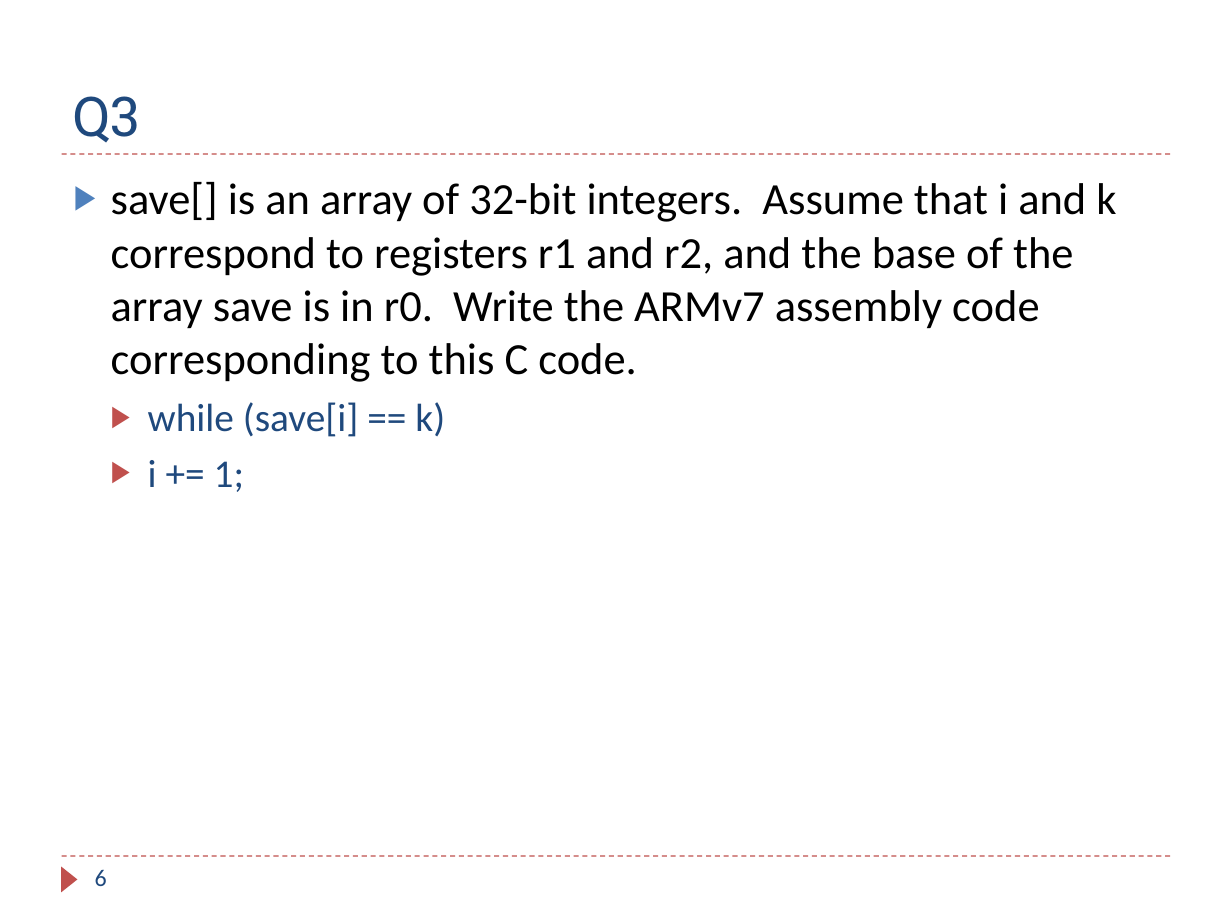
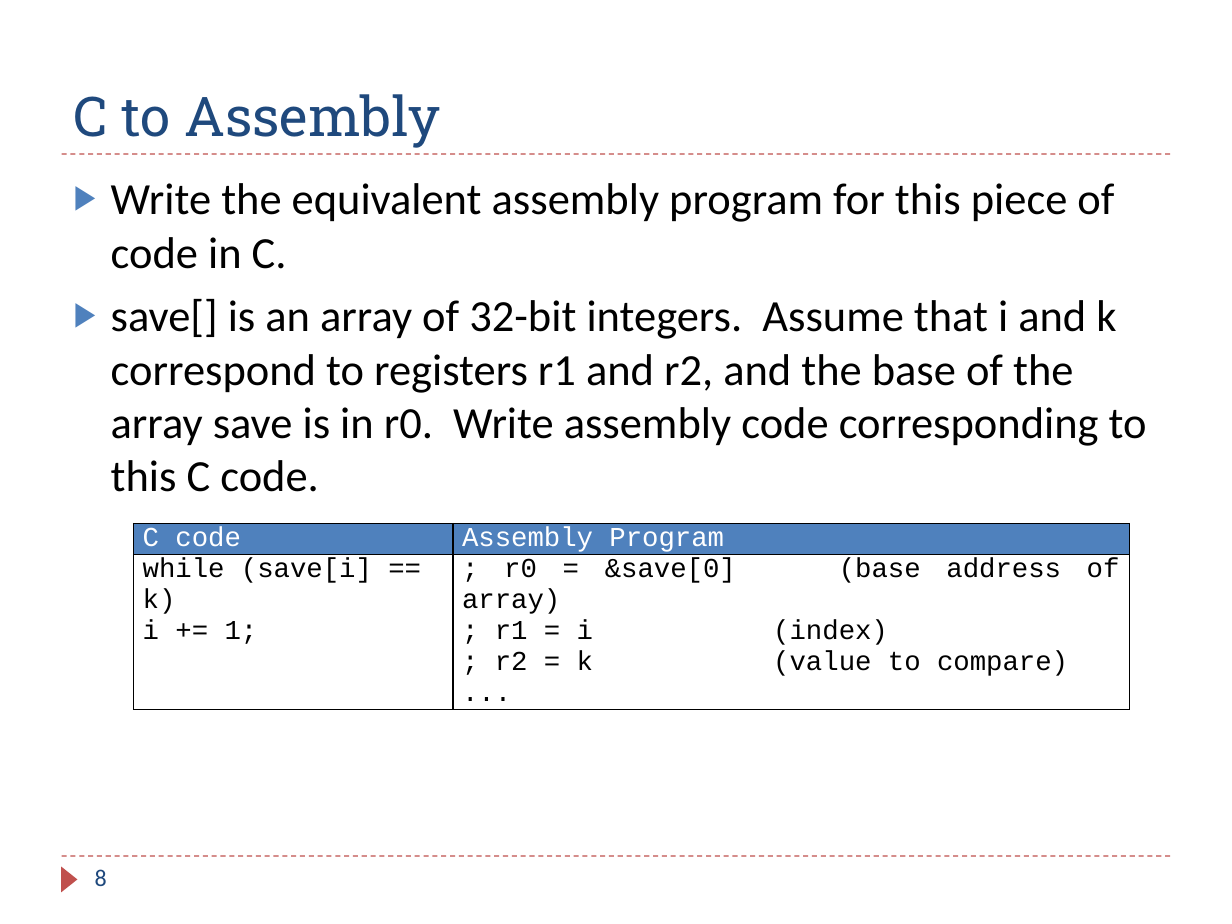
Before and after one commit to guhofstra/CSC111Fa25, a slide deck: slide 8 of PPTs/Ch6_ARM_Flow_Control_Exercises_ANS.pptx (slide 6 before the commit). Drawn at 1232x924 pixels with LibreOffice and Linux fonts; fonts in the diff are those of the drawing. Boxes give left, top, right and bottom in pixels: in the first picture for what was removed or moved away, otherwise in the second. Text is boxed around its words. In the diff, an @@ line names an element or a change of style, - is before the commit and + after.

```diff
--- a/PPTs/Ch6_ARM_Flow_Control_Exercises_ANS.pptx
+++ b/PPTs/Ch6_ARM_Flow_Control_Exercises_ANS.pptx
@@ title at (x1=74, y1=94, x2=440, y2=148): text changed @@
-Q3
+C to Assembly
@@ text at (x1=111, y1=183, x2=1147, y2=492): text changed @@
-▶ save[] is an array of 32-bit integers. Assume that i and k correspond to registers r1 and r2, and the base of the array save is in r0. Write the ARMv7 assembly code corresponding to this C code.
-  ▶ while (save[i] == k)
-  ▶ i += 1;
+▶ Write the equivalent assembly program for this piece of code in C.
+▶ save[] is an array of 32-bit integers. Assume that i and k correspond to registers r1 and r2, and the base of the array save is in r0. Write assembly code corresponding to this C code.
@@ table added at (x1=133, y1=524, x2=1129, y2=687), 2 rows, 2 columns @@
+C code | Assembly Program
+while (save[i] == k) / i += 1; | ; r0 = &save[0] (base address of array) / ; r1 = i (index) / ; r2 = k (value to compare) / ...
@@ page number at (x1=95, y1=869, x2=107, y2=886): text changed @@
-6
+8
```
Also in this commit, not shown: 11 other slides changed, 10 slides added, 17 other files.
